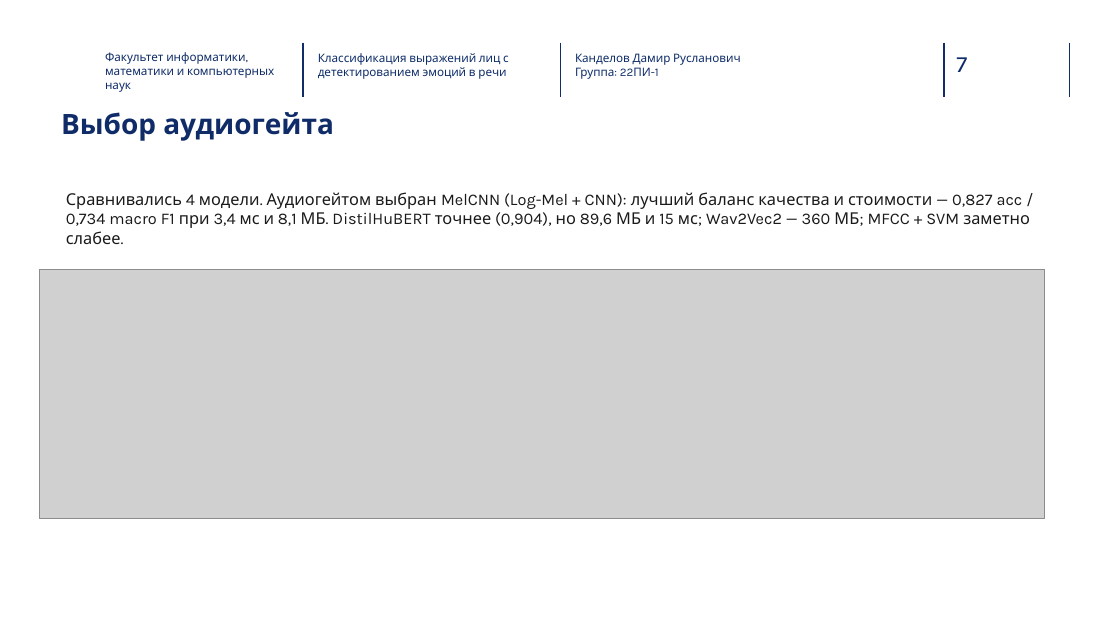
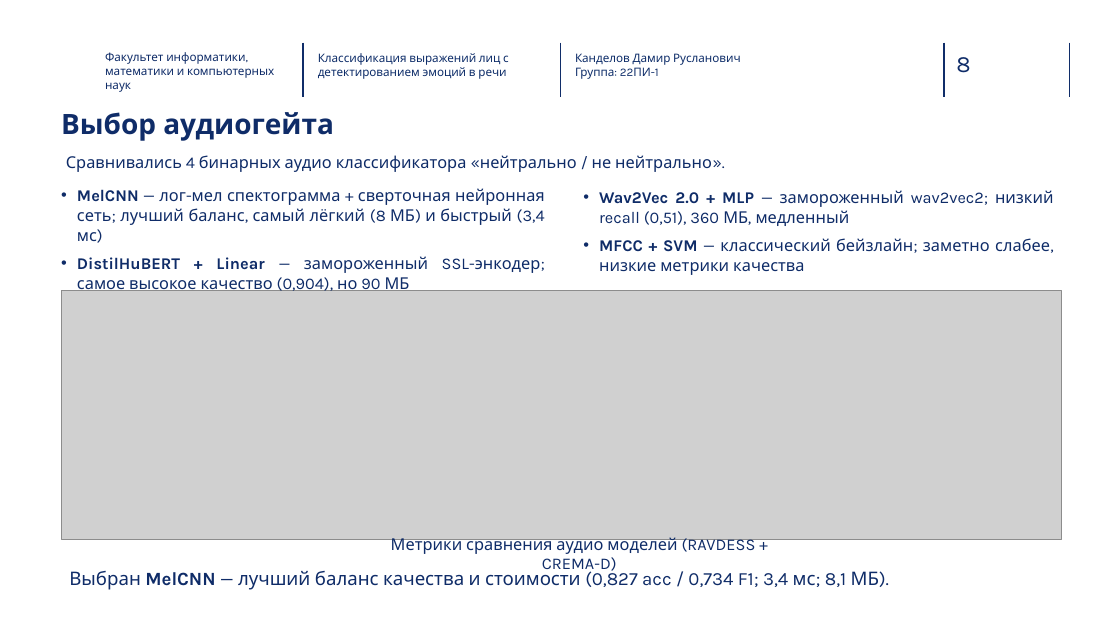
Before and after one commit to Kaparya/Classification-of-Facial-Expressions, a slide deck: slide 8 of Diploma_presentation.pptx (slide 7 before the commit). Drawn at 1120x630 pixels with LibreOffice and Linux fonts; fonts in the diff are those of the drawing; grey boxes stand for pictures; background and template pictures are left out. Boxes give left, top, right and bottom in pixels: in the first picture for what was removed or moved away, otherwise in the second. Text is boxed around its words. In the diff, an @@ line names an element or a change of style, - is before the commit and + after.

Commit message:
Update presentation

```diff
--- a/Diploma_presentation.pptx
+++ b/Diploma_presentation.pptx
@@ page number at (956,57,970,73): text changed @@
-7
+8
@@ text at (66,155,712,172): text changed; text colour #1A1A1A to #0F2C68 @@
-Сравнивались 4 модели. Аудиогейтом выбран MelCNN (Log-Mel + CNN): лучший баланс качества и стоимости — 0,827 acc / 0,734 macro F1 при 3,4 мс и 8,1 МБ. DistilHuBERT точнее (0,904), но 89,6 МБ и 15 мс; Wav2Vec2 — 360 МБ; MFCC + SVM заметно слабее.
+Сравнивались 4 бинарных аудио классификатора «нейтрально / не нейтрально».
@@ text added at (77,188,545,294), 14 pt, text #0F2C68 @@
+• MelCNN — лог-мел спектограмма + сверточная нейронная сеть; лучший баланс, самый лёгкий (8 МБ) и быстрый (3,4 мс)
+• DistilHuBERT + Linear — замороженный SSL-энкодер; самое высокое качество (0,904), но 90 МБ
@@ text added at (599,190,1054,275), 14 pt, text #0F2C68 @@
+• Wav2Vec 2.0 + MLP — замороженный wav2vec2; низкий recall (0,51), 360 МБ, медленный
+• MFCC + SVM — классический бейзлайн; заметно слабее, низкие метрики качества
@@ picture: place and size @@
-picture at (39,270,1045,519)
+picture at (61,291,1062,539)
@@ text added at (391,537,756,574), 14 pt, text #0F2C68 @@
+Метрики сравнения аудио моделей (RAVDESS + CREMA-D)
@@ text added at (69,568,879,590), 16 pt, text #0F2C68 @@
+Выбран MelCNN — лучший баланс качества и стоимости (0,827 acc / 0,734 F1; 3,4 мс; 8,1 МБ).
```
Also in this commit, not shown: 9 other slides changed, 1 slide added, 2 other files.
